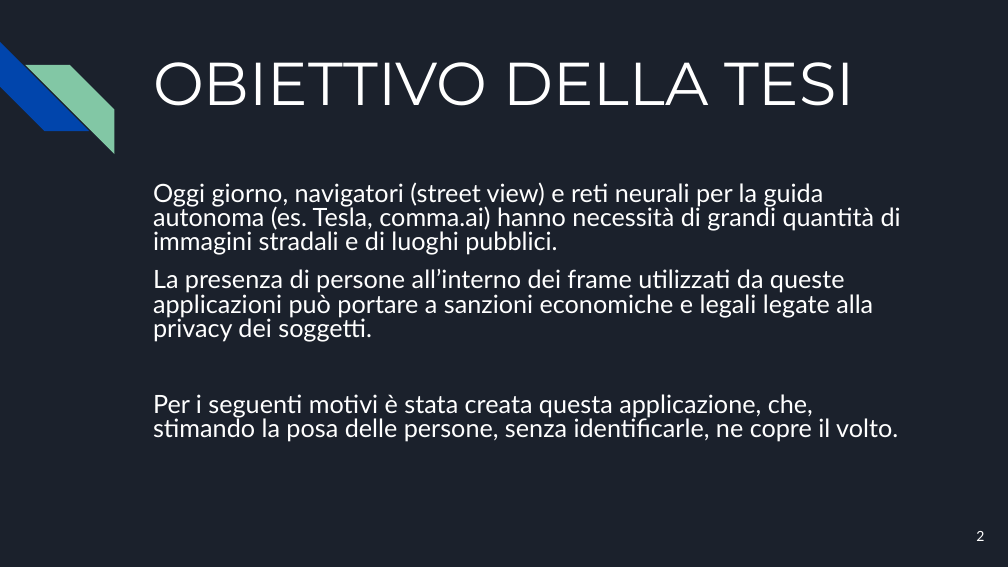
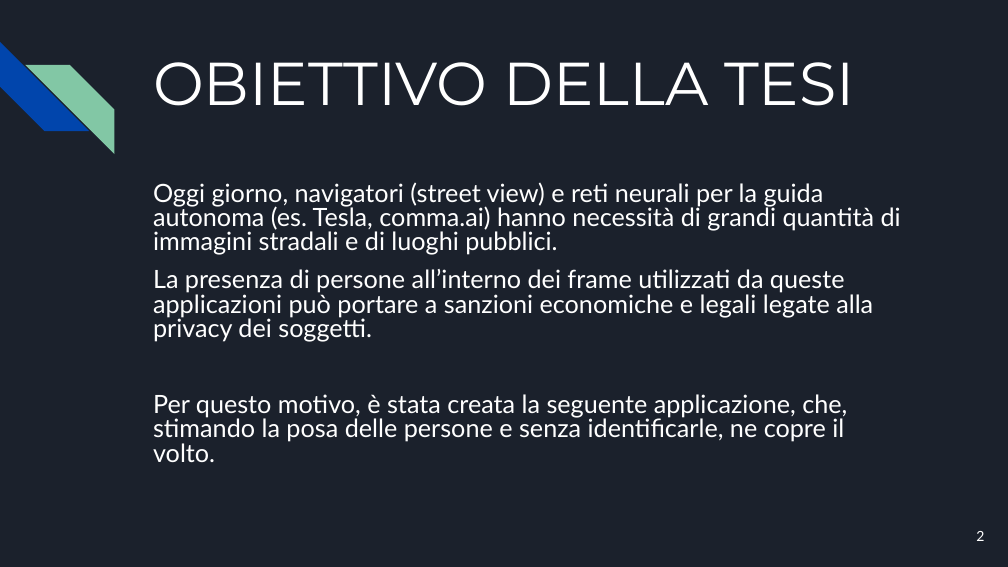
Before and after one commit to FrancescoLuzzi/Tesi, a slide deck: slide 2 of Presentazione.pptx. Drawn at 1008x567 pixels with LibreOffice and Linux fonts; fonts in the diff are those of the drawing. Boxes give left, top, right and bottom in pixels: in the first picture for what was removed or moved away, otherwise in the second. Text is boxed around its words. In the diff, an @@ line names an element or a change of style, - is before the commit and + after.

```diff
--- a/Presentazione.pptx
+++ b/Presentazione.pptx
@@ text at bbox=[153, 394, 847, 462]: text changed @@
-Per i seguenti motivi è stata creata questa applicazione, che, stimando la posa delle persone, senza identificarle, ne copre il volto.
+Per questo motivo, è stata creata la seguente applicazione, che, stimando la posa delle persone e senza identificarle, ne copre il volto.
```
Also in this commit, not shown: 2 other slides changed.
